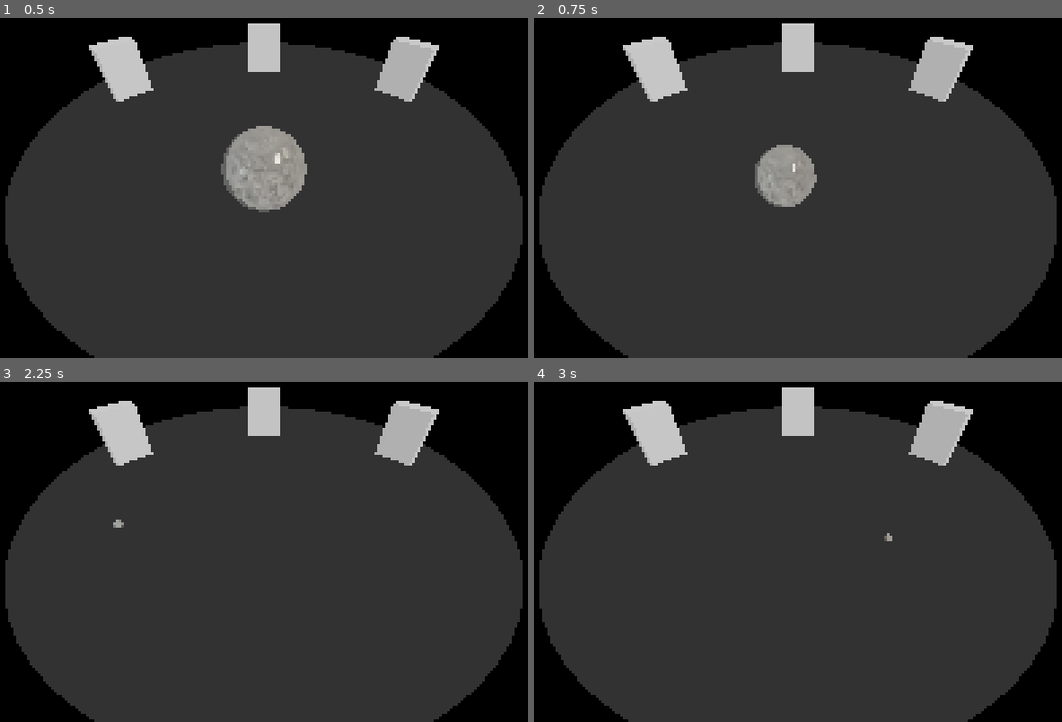
Above: before the commit, frames 1-4 (two rows, left to right).
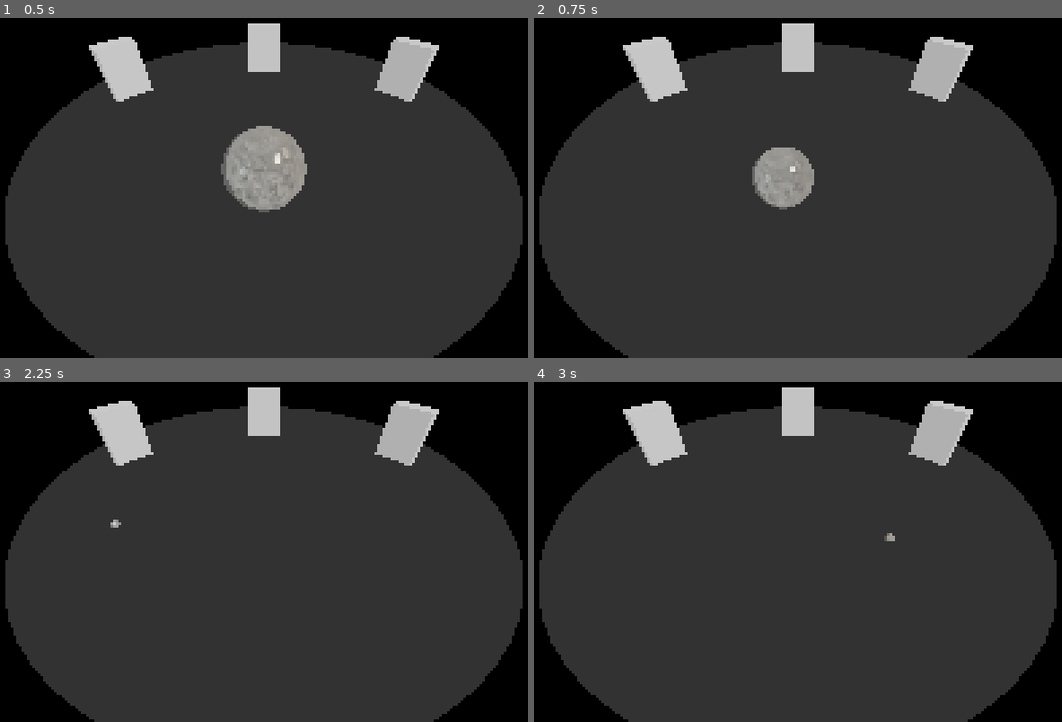
Above: after the commit, the same moments.

Repository: tm-nielsen/Juggle-Goblin
Game: Godot game, scene res://scenes/development/trackball_input_visualizer_sketch.tscn
The game is run twice, just before and just after one commit, with the same random seed, the same clock (stepped at 60 frames per second) and the same inputs. This scene is started directly instead of the project's main scene.
Inputs (mouse positions are in pixels of both pictures, inside the frame that each line leads up to):
- Up to frame 1 (0.5 s): no input
- Up to frame 2 (0.75 s): tap Enter at 0.5 s; move the mouse to (787, 181) at 0.52 s; hold D (right) from 0.53 s (still down); tap Space (dash) at 0.6 s
- Up to frame 3 (2.25 s): tap W (jump) at 0.77, 1.07, 1.52, 1.82 s; tap Space (dash) at 1.25, 1.35 s; move the mouse to (311, 545) at 1.27 s; tap Enter at 2 s; move the mouse to (216, 535) at 2.02 s; release D (right) at 2.03 s; press the mouse at (216, 535) at 2.03 s; hold A (left) from 2.03 s (still down)
- Up to frame 4 (3 s): keep holding A (left); tap Space (dash) at 2.3, 2.75, 2.85 s; move the mouse to (808, 538) at 2.77 s; release the mouse at (808, 538) at 2.78 s

Frame 1 is identical in both runs. In frame 2, 0.3% of the frame differs, in the area x 41-54%, y 37-57%; in frame 3, less than 0.1%; in frame 4, less than 0.1%.

Commit message:
Added 2D trackball input visualizer

Diff:
--- a/scenes/development/trackball_input_visualizer_sketch.tscn
+++ b/scenes/development/trackball_input_visualizer_sketch.tscn
@@ -1,6 +1,6 @@
 [gd_scene load_steps=12 format=3 uid="uid://devmhtodoll8c"]
 
-[ext_resource type="Script" path="res://scripts/tutorial/trackball_input_visualizer.gd" id="1_jxb2r"]
+[ext_resource type="Script" path="res://scripts/tutorial/physical_trackball_input_visualizer.gd" id="1_fgci2"]
 [ext_resource type="Material" uid="uid://b642uj2i1jvjp" path="res://resources/materials/granite_cubesphere.tres" id="2_3q8pf"]
 
 [sub_resource type="CylinderMesh" id="CylinderMesh_w6cch"]
@@ -46,7 +46,7 @@
 
 [node name="Ball" type="AnimatableBody3D" parent="."]
 sync_to_physics = false
-script = ExtResource("1_jxb2r")
+script = ExtResource("1_fgci2")
 rotation_multiplier = 0.25
 
 [node name="Mesh" type="MeshInstance3D" parent="Ball"]
--- /dev/null
+++ b/scenes/ui/trackball_visualizer.tscn
@@ -0,0 +1,8 @@
+[gd_scene load_steps=2 format=3 uid="uid://dfje3dgix6lfg"]
+
+[ext_resource type="Script" path="res://scripts/tutorial/trackball_input_visualizer.gd" id="1_325d4"]
+
+[node name="Node2D" type="Node2D"]
+position = Vector2(120, 67)
+script = ExtResource("1_325d4")
+mouse_delta_multiplier = 0.1
--- /dev/null
+++ b/scripts/tutorial/physical_trackball_input_visualizer.gd
@@ -0,0 +1,45 @@
+extends AnimatableBody3D
+
+@export var offset_multiplier: float = 2
+@export var rotation_multiplier: float = 1
+@export var acceleration_scale: float = 40
+@export_range(0, 1) var minimum_scale: float = 0.1
+@export_range(0, 1) var scale_offset: float = 0.2;
+
+var offset_step: Vector3
+var rotation_step: Vector2
+
+var target_scale: float = 1
+var current_scale: float = 1
+
+var last_mouse_delta: Vector2
+
+
+func _ready():
+  Input.mouse_mode = Input.MOUSE_MODE_CAPTURED
+  Input.use_accumulated_input = false
+
+func _unhandled_input(event: InputEvent):
+  if event is InputEventMouseMotion:
+    _handle_mouse_movement(event.screen_relative)
+
+
+func _physics_process(delta):
+  scale = Vector3.ONE * target_scale
+  position = offset_step * delta * offset_multiplier
+  rotation_step *= delta
+  rotate(Vector3.RIGHT, rotation_step.y)
+  rotate(Vector3.FORWARD, rotation_step.x)
+
+
+func _handle_mouse_movement(mouse_delta: Vector2):
+  var mouse_acceleration = mouse_delta - last_mouse_delta
+  last_mouse_delta = mouse_delta
+
+  var acceleration_offset = acceleration_scale - mouse_acceleration.length()
+  target_scale =  clampf(acceleration_offset / acceleration_scale, minimum_scale, INF)
+
+  offset_step = Vector3(mouse_delta.x, 0, mouse_delta.y)
+  offset_step *= 1 + target_scale * scale_offset
+
+  rotation_step = mouse_delta * rotation_multiplier
--- a/scripts/tutorial/trackball_input_visualizer.gd
+++ b/scripts/tutorial/trackball_input_visualizer.gd
@@ -1,45 +1,78 @@
-extends AnimatableBody3D
+@tool
+extends CanvasItem
 
+@export var mouse_delta_multiplier: float = 0.02
 @export var offset_multiplier: float = 2
-@export var rotation_multiplier: float = 1
+@export var acceleration_offset_multiplier: float = 0.2
 @export var acceleration_scale: float = 40
 @export_range(0, 1) var minimum_scale: float = 0.1
-@export_range(0, 1) var scale_lerp: float = 0.2;
 
-var offset_step: Vector3
-var rotation_step: Vector2
+@export var radius: float = 20
+@export var ball_radius: float = 5
+@export var stroke_width: float = 2
+@export var guide_stroke_width: float = 1
 
-var target_scale: float = 1
-var current_scale: float = 1
+var ball_offset: Vector2
+var last_ball_offset: Vector2
+
+var ball_scale: float
+var last_ball_scale: float
 
 var last_mouse_delta: Vector2
 
 
 func _ready():
-  Input.mouse_mode = Input.MOUSE_MODE_CAPTURED
-  Input.use_accumulated_input = false
+  if !Engine.is_editor_hint():
+    Input.mouse_mode = Input.MOUSE_MODE_CAPTURED
+    Input.use_accumulated_input = false
 
 func _unhandled_input(event: InputEvent):
   if event is InputEventMouseMotion:
     _handle_mouse_movement(event.screen_relative)
 
 
-func _physics_process(delta):
-  current_scale = lerp(current_scale, target_scale, scale_lerp)
-  scale = Vector3.ONE * target_scale
+func _handle_mouse_movement(mouse_delta: Vector2):
+  mouse_delta *= mouse_delta_multiplier
+  var mouse_acceleration = mouse_delta - last_mouse_delta
+  last_mouse_delta = mouse_delta
+  last_ball_offset = ball_offset
+  last_ball_scale = ball_scale
 
-  position = offset_step * delta * offset_multiplier
+  var acceleration_offset = acceleration_scale - mouse_acceleration.length()
+  ball_scale =  clampf(acceleration_offset / acceleration_scale, minimum_scale, INF)
+  ball_offset = mouse_delta + mouse_acceleration * acceleration_offset_multiplier
 
-  rotation_step *= delta
-  rotate(Vector3.RIGHT, rotation_step.y)
-  rotate(Vector3.FORWARD, rotation_step.x)
+  queue_redraw()
 
 
-func _handle_mouse_movement(mouse_delta: Vector2):
-  var mouse_acceleration = mouse_delta - last_mouse_delta
-  last_mouse_delta = mouse_delta
+func _draw():
+  draw_circle(Vector2.ZERO, radius, Color.WHITE, false, stroke_width)
+  draw_dashed_line(Vector2.LEFT * radius, Vector2.RIGHT * radius, Color.WHITE, guide_stroke_width)
 
-  offset_step = Vector3(mouse_delta.x, 0, mouse_delta.y)
-  rotation_step = mouse_delta * rotation_multiplier
-  var acceleration_offset = acceleration_scale - mouse_acceleration.length()
-  target_scale =  clampf(acceleration_offset / acceleration_scale, minimum_scale, INF)
+  var ball_displacement = ball_offset - last_ball_offset
+  if ball_displacement.length() < 0.5:
+    draw_circle(ball_offset, ball_radius, Color.WHITE)
+  else:
+    _draw_streched_ball(ball_displacement.normalized())
+
+
+func _draw_streched_ball(ball_normal: Vector2):
+  var current_ball_radius = ball_radius * ball_scale
+  var current_ball_points = _get_semicircle_points(ball_offset, current_ball_radius, ball_normal)
+  var last_ball_radius = ball_radius * last_ball_scale
+  var last_ball_points = _get_semicircle_points(last_ball_offset, last_ball_radius, -ball_normal)
+
+  var stretched_ball_points = current_ball_points
+  stretched_ball_points.append_array(last_ball_points)
+  draw_colored_polygon(stretched_ball_points, Color.WHITE)
+
+
+func _get_semicircle_points(centre: Vector2, p_radius: float,
+    normal: Vector2, point_count: int = 6) -> PackedVector2Array:
+  var points = PackedVector2Array()
+  var offset = (normal * p_radius).rotated(-PI / 4)
+  for i in point_count:
+    points.append(centre + offset)
+    offset = offset.rotated(PI / point_count)
+  points.append(centre + offset)
+  return points
